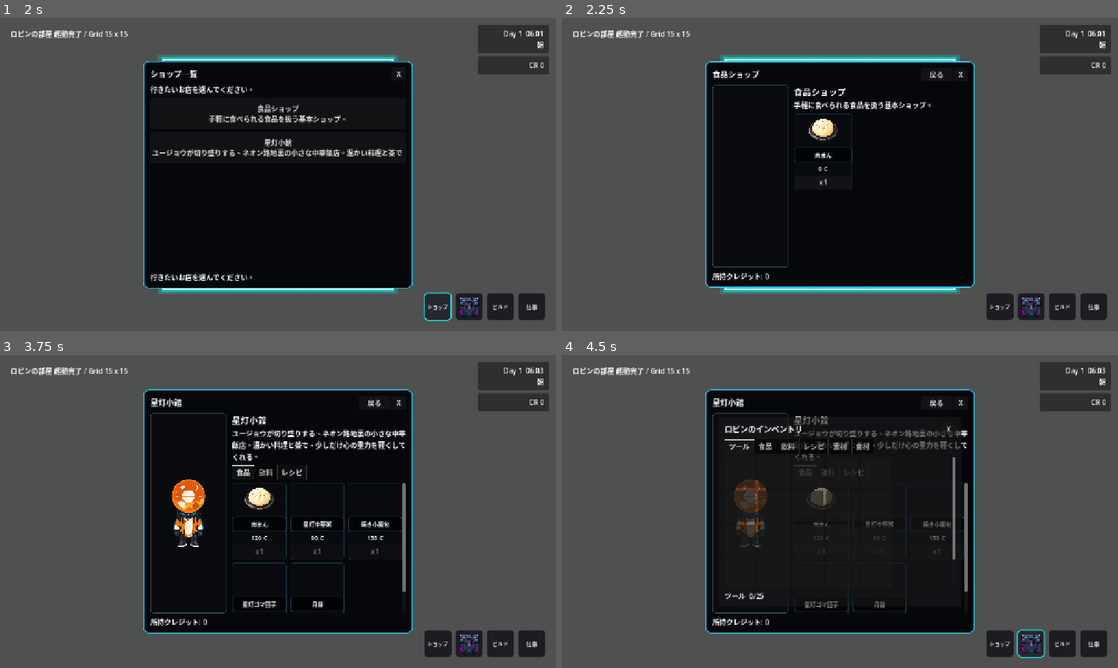
Above: before the commit, frames 1-4 (two rows, left to right).
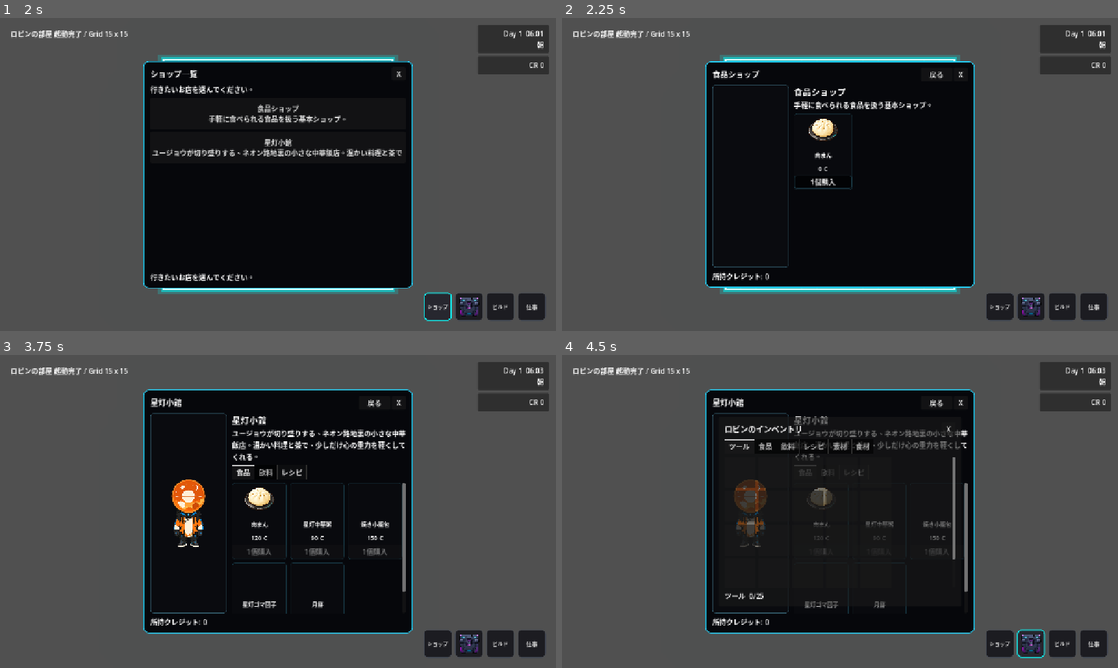
Above: after the commit, the same moments.

Repository: grimoire1089-coder/optimistic
Game: Godot game, scene res://Scenes/Boot/TitleScene.tscn
Same seed, same stepped clock (60 frames per second), same inputs: the game is played once before the commit and once after it. Sound files missing from this copy of the repository are replaced by a short silence.
Inputs (mouse positions are in pixels of both pictures, inside the frame that each line leads up to):
- Up to frame 1 (2 s): click "はじめる" at 0.5 s; click "ショップ" at 1.25 s
- Up to frame 2 (2.25 s): click "食品ショップ 手軽に食べられる食品を扱う基本ショップ。" at 2 s
- Up to frame 3 (3.75 s): click "戻る" at 2.75 s; click "星灯小館 ユージョウが切り盛りする、ネオン路地裏の小さな中…" at 3.5 s
- Up to frame 4 (4.5 s): click (1029, 642) at 4.25 s

Frame 1 is identical in both runs. In frame 2, 0.1% of the frame differs, in the area x 41-53%, y 41-55%; in frame 3, 0.2%, in the area x 41-73%, y 51-82%; in frame 4, less than 0.1%.

Commit message:
Move item name frame style to buy button

Diff:
--- a/Scripts/UI/Shop/ShopMenu.gd
+++ b/Scripts/UI/Shop/ShopMenu.gd
@@ -293,20 +293,13 @@
 	icon_rect.texture = _load_entry_icon(entry)
 	card.add_child(icon_rect)
 
-	var name_frame := PanelContainer.new()
-	name_frame.custom_minimum_size = Vector2(0, 34)
-	name_frame.size_flags_horizontal = Control.SIZE_EXPAND_FILL
-	name_frame.mouse_filter = Control.MOUSE_FILTER_IGNORE
-	name_frame.add_theme_stylebox_override("panel", _create_name_frame_style())
-	card.add_child(name_frame)
-
 	var name_marquee := MarqueeLabel.new()
-	name_marquee.custom_minimum_size = Vector2(0, 30)
+	name_marquee.custom_minimum_size = Vector2(0, 34)
 	name_marquee.size_flags_horizontal = Control.SIZE_EXPAND_FILL
 	name_marquee.mouse_filter = Control.MOUSE_FILTER_IGNORE
 	name_marquee.font_size = 13
 	name_marquee.set_display_text(entry.get_display_name())
-	name_frame.add_child(name_marquee)
+	card.add_child(name_marquee)
 
 	var price_label := Label.new()
 	price_label.text = "%d C" % entry.get_unit_price()
@@ -321,9 +314,13 @@
 	buy_button.size_flags_horizontal = Control.SIZE_EXPAND_FILL
 	buy_button.mouse_default_cursor_shape = Control.CURSOR_POINTING_HAND
 	buy_button.focus_mode = Control.FOCUS_NONE
-	buy_button.text = "x%d" % base_amount
-	buy_button.tooltip_text = "購入数: 通常 x%d / Shift x%d / Ctrl x%d" % [base_amount, base_amount * 10, base_amount * 100]
+	buy_button.text = "%d個購入" % base_amount
+	buy_button.tooltip_text = "購入数: 通常 %d個 / Shift %d個 / Ctrl %d個" % [base_amount, base_amount * 10, base_amount * 100]
 	buy_button.disabled = not entry.is_available or entry.get_unit_price() * base_amount > credits
+	buy_button.add_theme_stylebox_override("normal", _create_purchase_button_style())
+	buy_button.add_theme_stylebox_override("hover", _create_purchase_button_style())
+	buy_button.add_theme_stylebox_override("pressed", _create_purchase_button_style())
+	buy_button.add_theme_stylebox_override("focus", _create_purchase_button_style())
 	buy_button.pressed.connect(Callable(self, "_on_buy_pressed").bind(entry))
 	buy_button.mouse_entered.connect(Callable(self, "_show_item_popup").bind(entry, card_panel))
 	buy_button.mouse_exited.connect(_hide_item_popup)
@@ -347,7 +344,7 @@
 	return style
 
 
-func _create_name_frame_style() -> StyleBoxFlat:
+func _create_purchase_button_style() -> StyleBoxFlat:
 	var style := StyleBoxFlat.new()
 	style.bg_color = Color(0.01, 0.012, 0.02, 1.0)
 	style.border_color = Color(0.12, 0.28, 0.34, 1.0)
@@ -407,7 +404,7 @@
 	var base_amount: int = maxi(entry.amount, 1)
 	_item_popup_name_label.text = entry.get_display_name()
 	_item_popup_description_label.text = entry.get_description()
-	_item_popup_price_label.text = "単価: %d C\n購入: x%d / Shift x%d / Ctrl x%d" % [entry.get_unit_price(), base_amount, base_amount * 10, base_amount * 100]
+	_item_popup_price_label.text = "単価: %d C\n購入: %d個 / Shift %d個 / Ctrl %d個" % [entry.get_unit_price(), base_amount, base_amount * 10, base_amount * 100]
 
 	var global_rect := anchor.get_global_rect()
 	var viewport_size := get_viewport_rect().size
